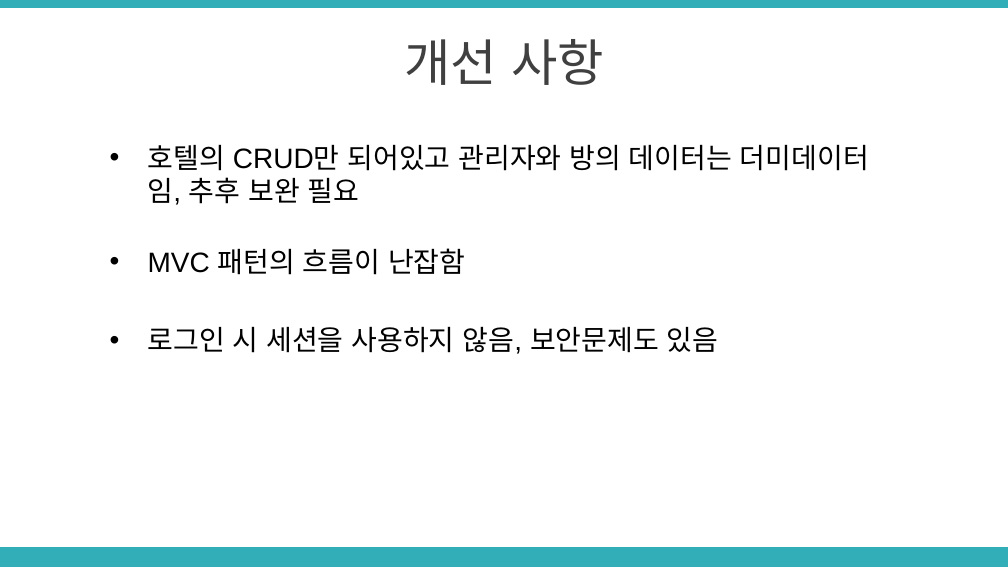
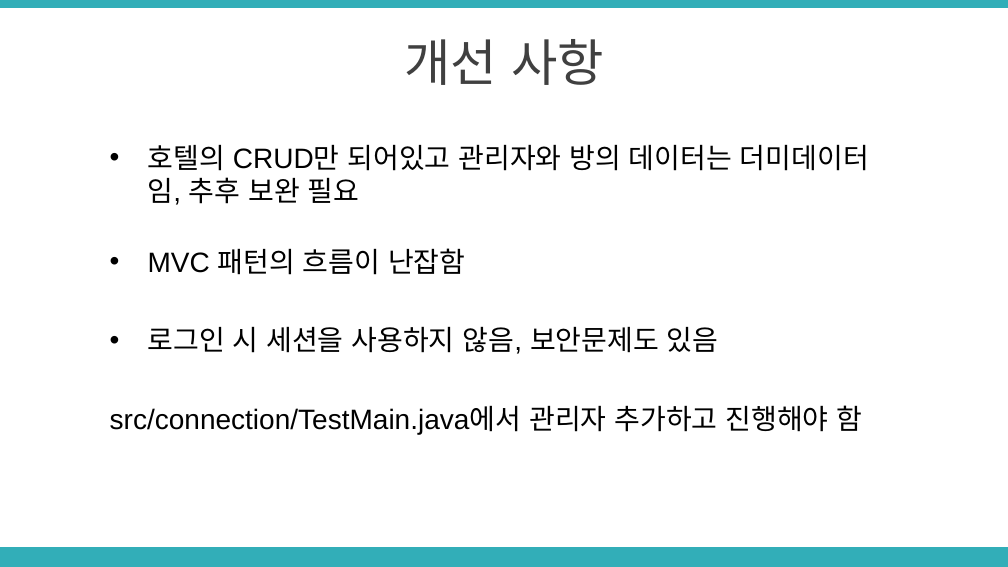
Before and after one commit to hyun8997/mvc_hotel_manage, a slide deck: slide 12 of goott_3rd_project_김경현/호텔_관리_사이트.pptx. Drawn at 1008x567 pixels with LibreOffice and Linux fonts; fonts in the diff are those of the drawing. Boxes give left, top, right and bottom in pixels: in the first picture for what was removed or moved away, otherwise in the second. Text is boxed around its words. In the diff, an @@ line names an element or a change of style, - is before the commit and + after.

```diff
--- a/goott_3rd_project_김경현/호텔_관리_사이트.pptx
+++ b/goott_3rd_project_김경현/호텔_관리_사이트.pptx
@@ text at <box>110,405,863,434</box>: paragraph added @@
+src/connection/TestMain.java에서 관리자 추가하고 진행해야 함
```
